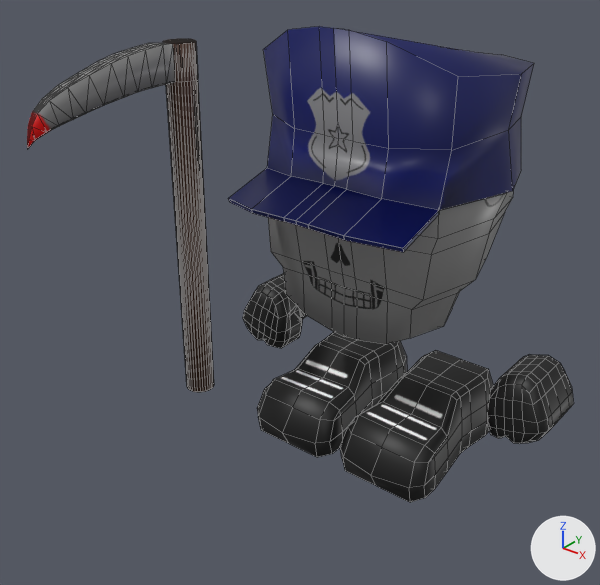
Two versions of the Blender file SourceAssets/Characters/CopMan/CopMan.blend, one commit apart.
Camera for both pictures: a camera (50 mm lens) standing at (2.9, -4.79, 3.79) and looking at (-0.21, -0.9, 1.39). The lights are fixed; the arrows at lower right show +X, +Y and +Z. Mesh edges are drawn as thin lines.
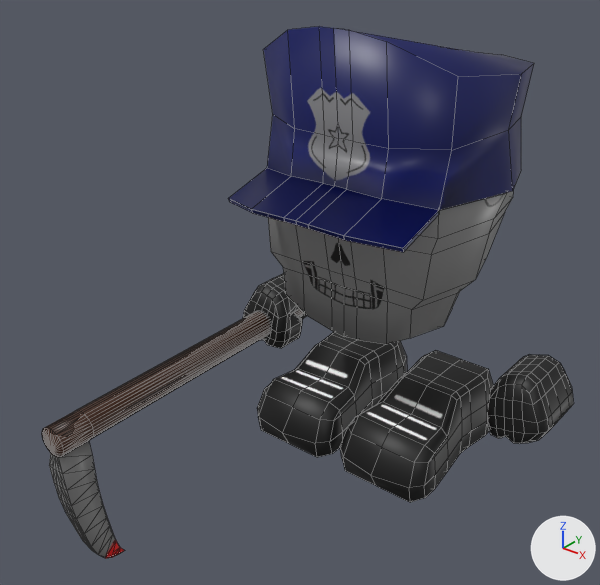
Location of each change, [x1, y1, x2, y2] in pixels of the pictures (600 x 585 px; the box of a moved part takes in the faces that stretch with it):
'Cube', reshaped (12% taller)
    before: [27, 26, 574, 502]
    after: [42, 26, 574, 558]
part 1 of me_cube, moved or reshaped
    before: [27, 39, 214, 392]
    after: [42, 309, 303, 558]

The change in detail:
me_cube has 1009 vertices, 1170 faces and spans x -0.91..0.94, y -0.41..1.43, z -1.1..1.0.
me_cube is used by ob_cube; location (0.0, 0.0, 1.473); scale (-1.47, -1.47, -1.47).
me_cube part 1: the loose piece of 197 vertices spanning x 0.79..0.94, y 0.51..1.43, z -0.97..0.85 is turned 90.5 degrees about the x axis through its middle, then moved by (-0.1, -0.29, 1.06).
